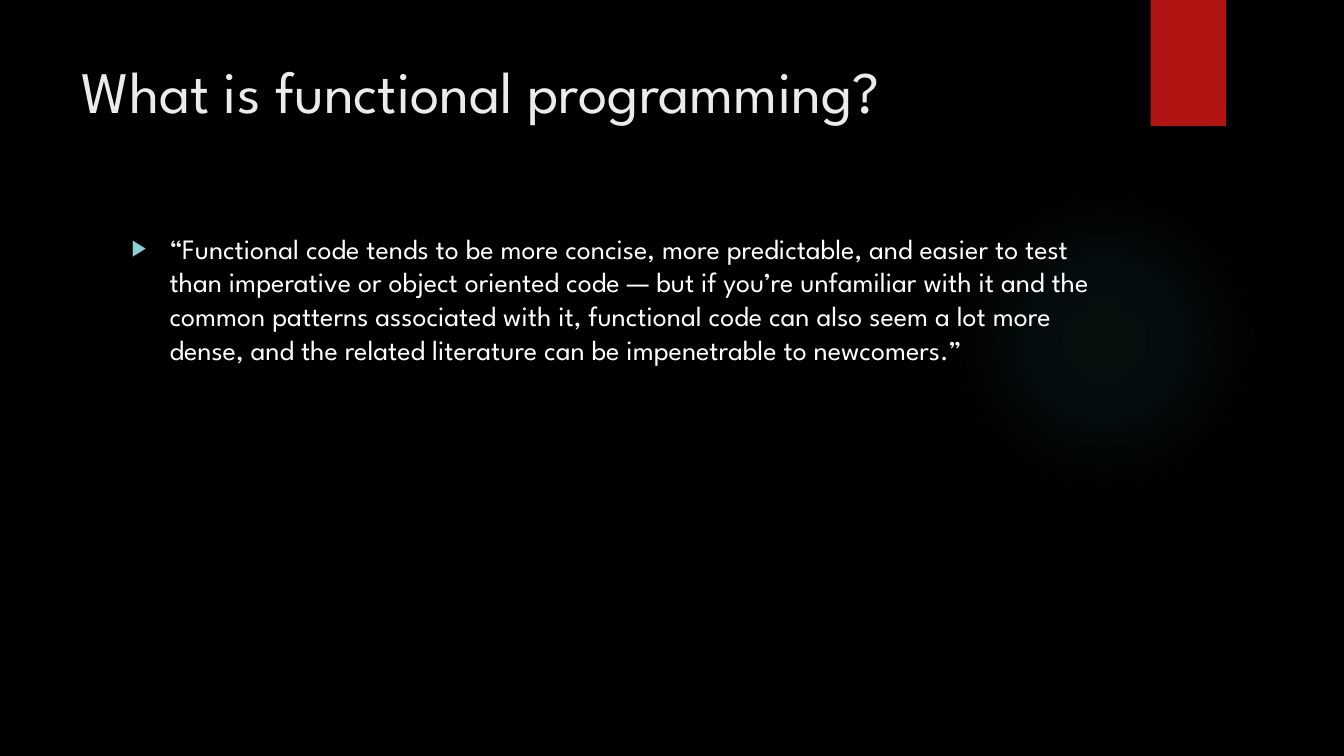
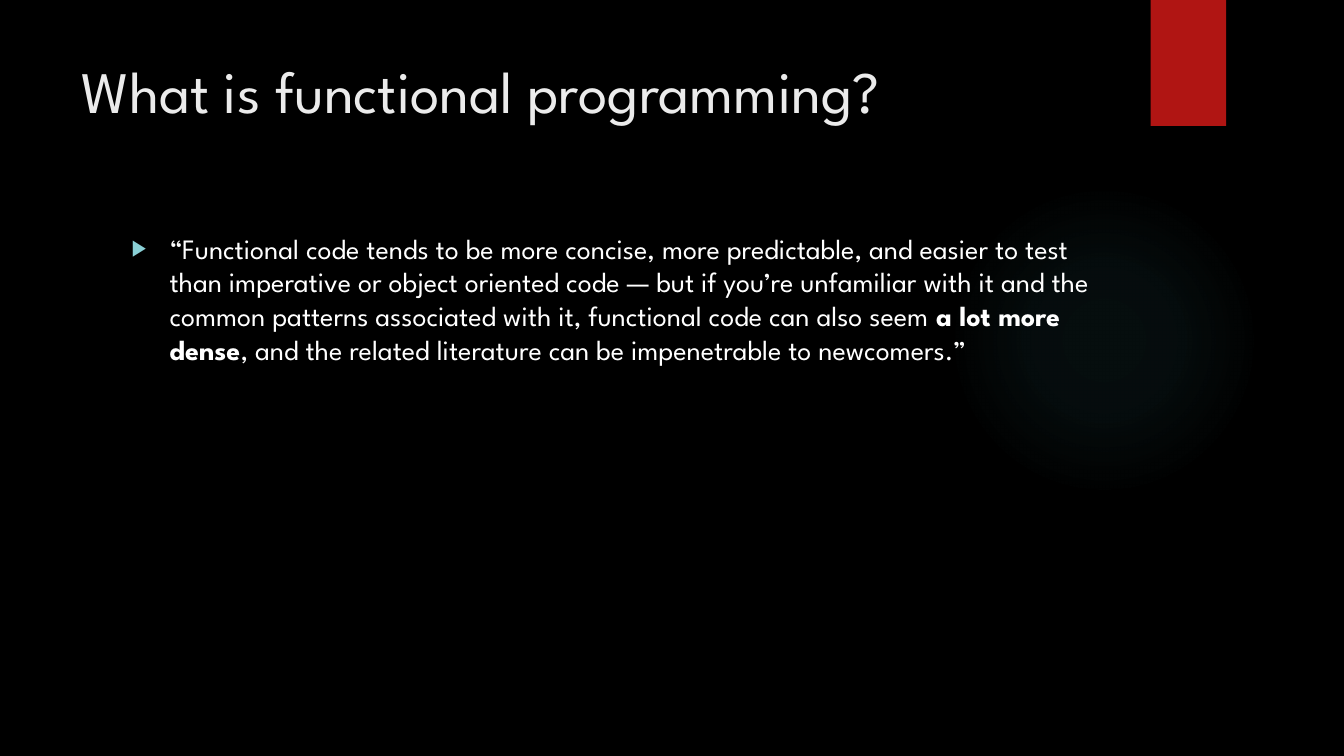
Before and after one commit to jaketripp/functional-programming-exercises, a slide deck: slide 6 of Functional Programming.pptx (slide 5 before the commit). Drawn at 1344x756 pixels with LibreOffice and Linux fonts; fonts in the diff are those of the drawing; background and template pictures are left out. Boxes give left, top, right and bottom in pixels: in the first picture for what was removed or moved away, otherwise in the second. Text is boxed around its words. In the diff, an @@ line names an element or a change of style, - is before the commit and + after.

```diff
--- a/Functional Programming.pptx
+++ b/Functional Programming.pptx
@@ text "“Functional code tends to be ..." at (170,239,1089,366): bold on in "a lot more dense," @@
```
Also in this commit, not shown: 2 other slides changed, 2 slides added, 1 slide removed.
